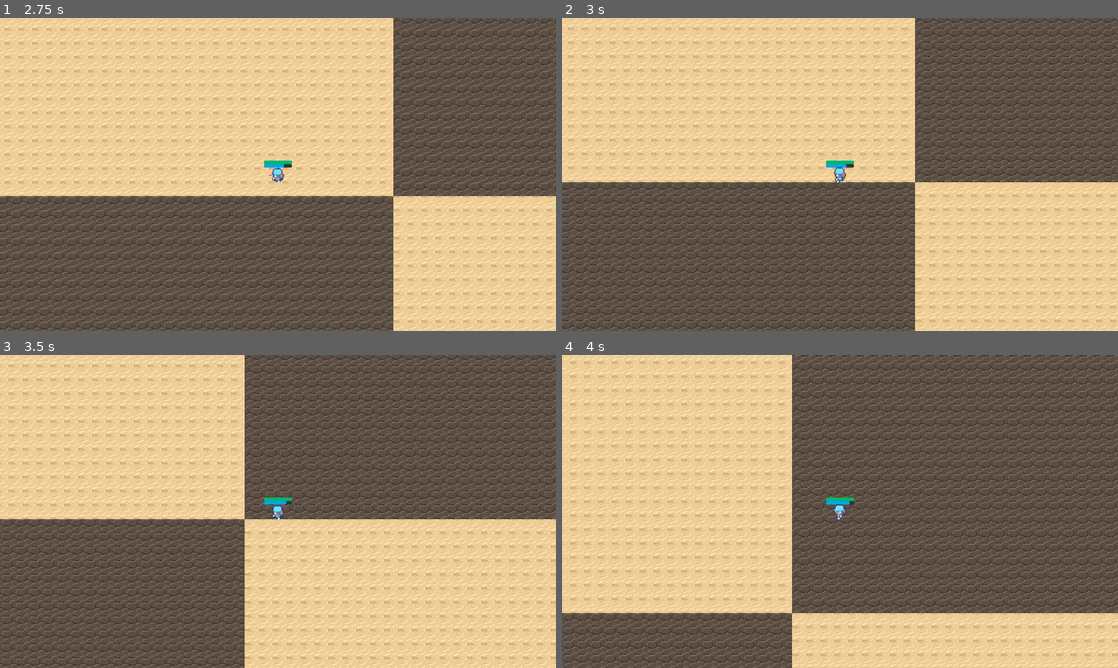
Above: before the commit, frames 1-4 (two rows, left to right).
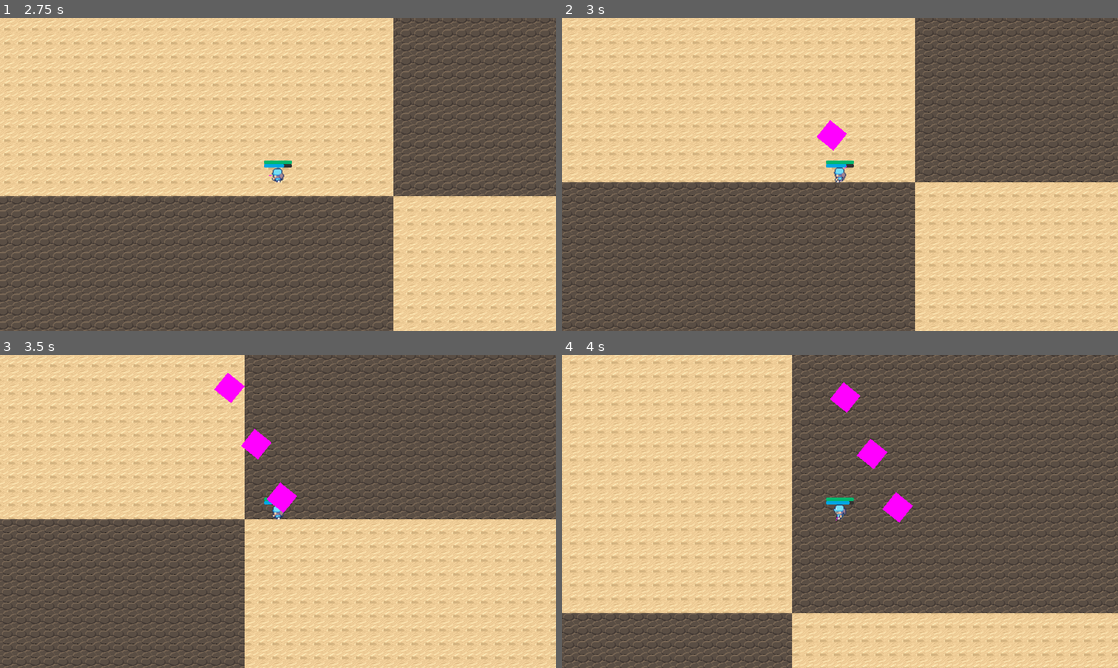
Above: after the commit, the same moments.

Repository: GDTV-Game-Jam-2024/GDTV
Game: Godot game, scene res://Scenes/main_menu.tscn
The game is run twice, just before and just after one commit, with the same random seed, the same clock (stepped at 60 frames per second) and the same inputs.
Inputs (mouse positions are in pixels of both pictures, inside the frame that each line leads up to):
- Up to frame 1 (2.75 s): click "Play" at 0.5 s; tap Enter at 1.25 s; move the mouse to (400, 158) at 1.27 s; hold Right (ui_right) 1.28-2.03 s; hold Mouse wheel down (scrollDOWN) 1.28-2.03 s; move the mouse to (166, 190) at 2.02 s; hold Down (ui_down) from 2.03 s (still down); tap Mouse wheel up (scrollUP) at 2.1 s
- Up to frame 2 (3 s): move the mouse to (895, 105) at 2.77 s; release Down (ui_down) at 2.78 s; press the mouse at (895, 105) at 2.78 s; hold Right (ui_right) from 2.78 s (still down)
- Up to frame 3 (3.5 s): keep holding Right (ui_right)
- Up to frame 4 (4 s): move the mouse to (812, 574) at 3.52 s; release Right (ui_right) at 3.53 s; release the mouse at (812, 574) at 3.53 s; hold Up (ui_up) from 3.53 s (still down); tap 1 (wand1) at 3.6 s

Frame 1 is identical in both runs. In frame 2, 0.3% of the frame differs, in the area x 45-52%, y 32-43%; in frame 3, 0.8%; in frame 4, 0.8%, in the area x 48-64%, y 8-54%.

Commit message:
weapon shooting pt5
finished with main game

Diff:
--- a/Scenes/game.gd
+++ b/Scenes/game.gd
@@ -4,12 +4,19 @@
 @export var spawn_timer = 30  # how much time is remaining since next spawner
 @export var isRunning = true  # whether game is running or paused
 
+@onready var projectileManager : Node2D = $ProjectileManager
+@onready var player : CharacterBody2D = $player
+
 var spawner = load("res://Scenes/spawn_portal.tscn")
+var currentMana : int = 0
 
 # Called when the node enters the scene tree for the first time.
 func _ready():
 	spawn_spawner()
-	pass # Replace with function body.
+	# Connect signals
+	player.connect("projectile_shot", _on_projectile_shot)
+	player.connect("mana_changed", _on_mana_changed)
+	player.connect("no_mana", _on_no_mana)
 
 
 # Called every frame. 'delta' is the elapsed time since the previous frame.
@@ -39,3 +46,16 @@
 	new_spawner.init(spawn_location.position)
 	add_child(new_spawner)
 	print(new_spawner," was created.")
+
+
+func _on_projectile_shot(projectileName : Projectile):
+	projectileManager.add_child(projectileName)
+	projectileName.projectileOwner = $characterbody2d
+
+
+func _on_mana_changed(newMana):
+	currentMana = newMana # Change mana in ui
+
+
+func _on_no_mana():
+	pass # Make it change UI (some flashing effect)
--- a/Scenes/game.tscn
+++ b/Scenes/game.tscn
@@ -371,3 +371,5 @@
 
 [node name="SpawnerSpawnLocation" type="PathFollow2D" parent="SpawnerPath"]
 position = Vector2(640, 360)
+
+[node name="ProjectileManager" type="Node2D" parent="."]
